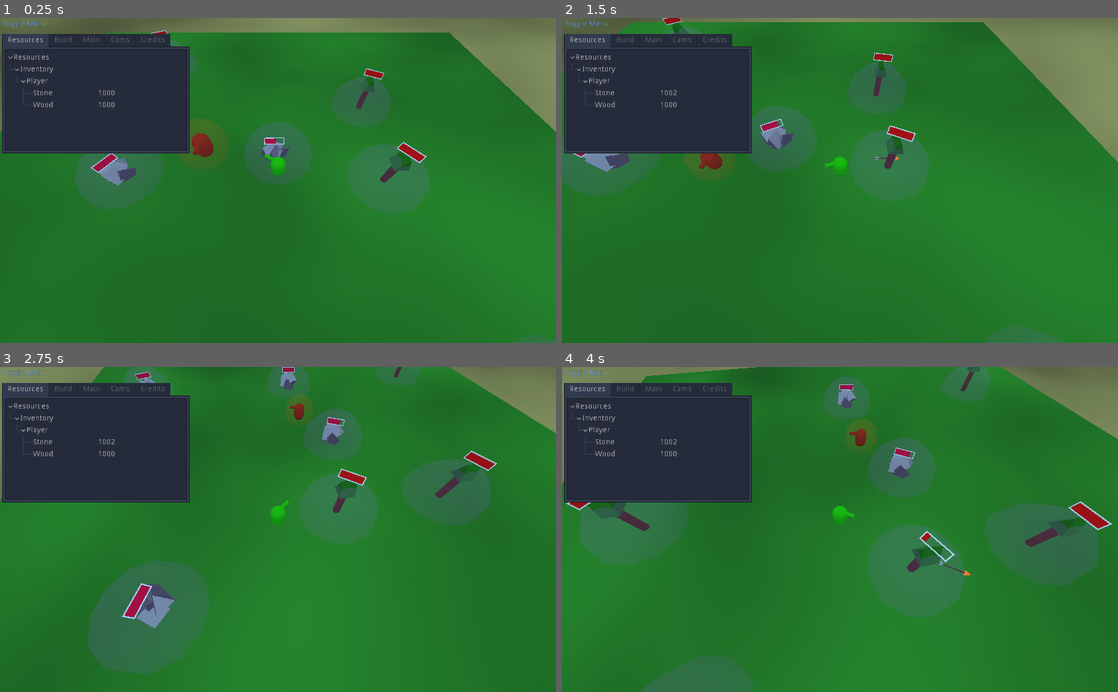
Above: before the commit, frames 1-4 (two rows, left to right).
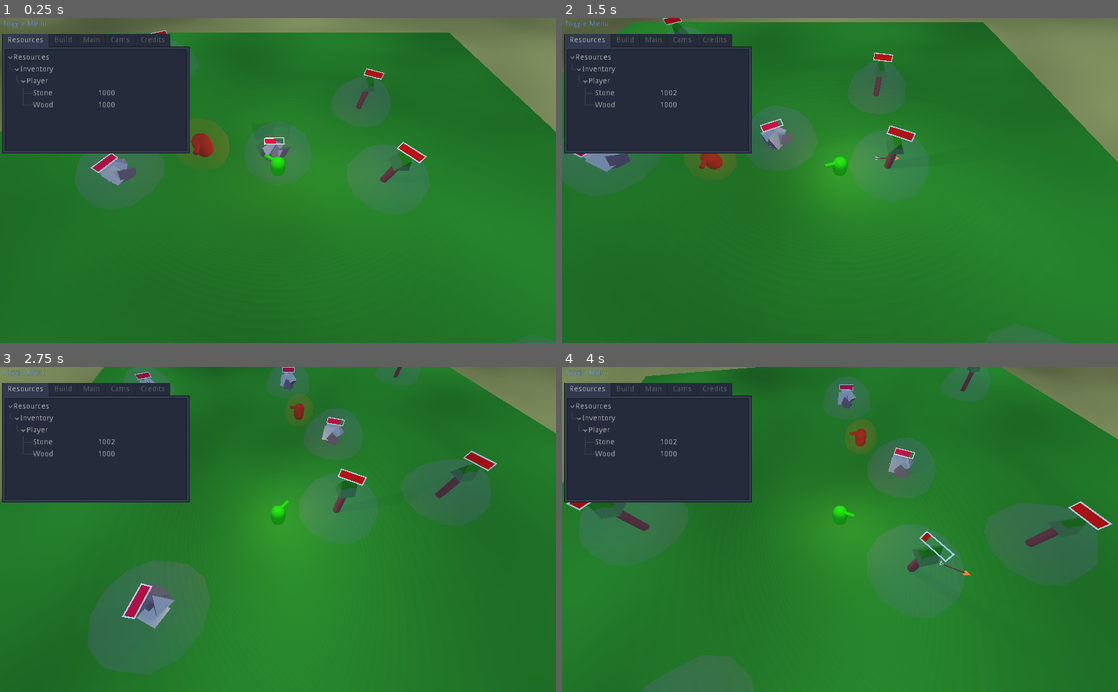
Above: after the commit, the same moments.

Repository: c-dante/godot-jam
Game: Godot game, scene res://FirstScene.tscn
The game is run twice, just before and just after one commit, with the same random seed, the same clock (stepped at 60 frames per second) and the same inputs.
Inputs (mouse positions are in pixels of both pictures, inside the frame that each line leads up to):
- Up to frame 1 (0.25 s): no input
- Up to frame 2 (1.5 s): move the mouse to (962, 164) at 0.52 s; press the mouse at (962, 164) at 0.53 s; hold D (move_right) 0.53-1.28 s; move the mouse to (728, 196) at 1.27 s; release the mouse at (728, 196) at 1.28 s; hold S (move_down) from 1.28 s (still down); tap Shift (sprint) at 1.35 s
- Up to frame 3 (2.75 s): move the mouse to (333, 458) at 2.02 s; release S (move_down) at 2.03 s; hold D (move_right) from 2.03 s (still down); hold E (turn_ccw) from 2.03 s (still down)
- Up to frame 4 (4 s): move the mouse to (812, 594) at 2.77 s; release D (move_right) at 2.78 s; release E (turn_ccw) at 2.78 s; hold W (move_up) 2.78-3.53 s; tap Q (turn_cw) at 2.85 s; move the mouse to (1006, 578) at 3.52 s; press the mouse at (1006, 578) at 3.53 s; hold A (move_left) from 3.53 s (still down)

The runs differ from the first frame. In frame 1, 0.6% of the frame differs, in the area x 20-77%, y 15-54%; in frame 2, 1.2%, in the area x 25-61%, y 10-55%; in frame 3, 1.1%; in frame 4, 0.8%.

Commit message:
Enemy spawning, arrow hitting them

Diff:
--- a/FirstScene.gd
+++ b/FirstScene.gd
@@ -52,9 +52,6 @@
 	for i in range(10):
 		print(i)
 
-func _on_Area_body_entered(body: Node):
-	print("ENTER GLOBAL", body)
-
 func resource_grant():
 	Global.gatherResource($Player.get_instance_id(), Res.ResourceType.Stone, 1000)
 	Global.gatherResource($Player.get_instance_id(), Res.ResourceType.Wood, 1000)
--- a/FirstScene.tscn
+++ b/FirstScene.tscn
@@ -9,8 +9,9 @@
 [ext_resource path="res://src/Tree/Tree.tscn" type="PackedScene" id=7]
 [ext_resource path="res://src/garbage.gd" type="Script" id=8]
 [ext_resource path="res://src/Equipment.gd" type="Script" id=9]
-[ext_resource path="res://mat/enemy.tres" type="Material" id=10]
-[ext_resource path="res://src/Movement.gd" type="Script" id=11]
+[ext_resource path="res://src/Enemy.tscn" type="PackedScene" id=10]
+[ext_resource path="res://default_env.tres" type="Environment" id=12]
+[ext_resource path="res://src/EnemySpawn.gd" type="Script" id=14]
 
 [sub_resource type="NavigationMesh" id=1]
 vertices = PoolVector3Array( -90.4, 0.874445, -99.4, -99.4, 0.874445, -99.4, -99.4, 0.874445, -90.1, -81.1, 0.874445, - …(8011 unchanged characters)…
@@ -19,6 +20,12 @@
 geometry/collision_mask = 4293918721
 
 [sub_resource type="PhysicsMaterial" id=2]
+
+[sub_resource type="BoxShape" id=12]
+extents = Vector3( 55, 1, 20 )
+
+[sub_resource type="BoxShape" id=13]
+extents = Vector3( 20, 1, 95 )
 
 [sub_resource type="CapsuleShape" id=3]
 
@@ -30,57 +37,76 @@
 
 [sub_resource type="CylinderMesh" id=6]
 
-[sub_resource type="CapsuleShape" id=8]
-
-[sub_resource type="CapsuleMesh" id=9]
-material = ExtResource( 10 )
-
-[sub_resource type="SphereShape" id=10]
-radius = 3.0
-
-[sub_resource type="SpatialMaterial" id=11]
-flags_transparent = true
-albedo_color = Color( 1, 0.445313, 0, 0.0980392 )
-
 [sub_resource type="BoxShape" id=7]
 extents = Vector3( 500, 10, 500 )
 
 [node name="Main" type="Spatial"]
 script = ExtResource( 4 )
 
+[node name="WorldEnvironment" type="WorldEnvironment" parent="."]
+environment = ExtResource( 12 )
+
 [node name="Navigation" type="Navigation" parent="."]
 
 [node name="NavigationMeshInstance" type="NavigationMeshInstance" parent="Navigation"]
 navmesh = SubResource( 1 )
 
-[node name="Level" type="Spatial" parent="Navigation/NavigationMeshInstance"]
-
-[node name="Floor" parent="Navigation/NavigationMeshInstance/Level" instance=ExtResource( 3 )]
+[node name="Floor" parent="Navigation/NavigationMeshInstance" instance=ExtResource( 3 )]
 collision_layer = 2148007936
 physics_material_override = SubResource( 2 )
 
-[node name="Rock" parent="Navigation/NavigationMeshInstance" instance=ExtResource( 1 )]
+[node name="Spawners" type="Node" parent="Navigation/NavigationMeshInstance"]
+
+[node name="EnemySpawn" type="Area" parent="Navigation/NavigationMeshInstance/Spawners"]
+transform = Transform( 1, 0, 0, 0, 1, 0, 0, 0, 1, 0, 4, 0 )
+input_ray_pickable = false
+gravity_vec = Vector3( 0, 0, 0 )
+monitoring = false
+monitorable = false
+collision_layer = 0
+collision_mask = 0
+script = ExtResource( 14 )
+
+[node name="CollisionShape" type="CollisionShape" parent="Navigation/NavigationMeshInstance/Spawners/EnemySpawn"]
+transform = Transform( 1, 0, 0, 0, 1, 0, 0, 0, 1, 0, 0, 75 )
+shape = SubResource( 12 )
+
+[node name="CollisionShape2" type="CollisionShape" parent="Navigation/NavigationMeshInstance/Spawners/EnemySpawn"]
+transform = Transform( 1, 0, 0, 0, 1, 0, 0, 0, 1, 0, 0, -75 )
+shape = SubResource( 12 )
+
+[node name="CollisionShape3" type="CollisionShape" parent="Navigation/NavigationMeshInstance/Spawners/EnemySpawn"]
+transform = Transform( 1, 0, 0, 0, 1, 0, 0, 0, 1, 75, 0, 0 )
+shape = SubResource( 13 )
+
+[node name="CollisionShape4" type="CollisionShape" parent="Navigation/NavigationMeshInstance/Spawners/EnemySpawn"]
+transform = Transform( 1, 0, 0, 0, 1, 0, 0, 0, 1, -75, 0, 0 )
+shape = SubResource( 13 )
+
+[node name="Resources" type="Node" parent="Navigation/NavigationMeshInstance"]
+
+[node name="Rock" parent="Navigation/NavigationMeshInstance/Resources" instance=ExtResource( 1 )]
 transform = Transform( 1, 0, 0, 0, 1, 0, 0, 0, 1, 0, 0, 4.618 )
 
-[node name="Rock2" parent="Navigation/NavigationMeshInstance" instance=ExtResource( 1 )]
+[node name="Rock2" parent="Navigation/NavigationMeshInstance/Resources" instance=ExtResource( 1 )]
 transform = Transform( 1, 0, 0, 0, 1, 0, 0, 0, 1, -25.6511, 0, -23.6624 )
 
-[node name="Rock3" parent="Navigation/NavigationMeshInstance" instance=ExtResource( 1 )]
+[node name="Rock3" parent="Navigation/NavigationMeshInstance/Resources" instance=ExtResource( 1 )]
 transform = Transform( 1, 0, 0, 0, 1, 0, 0, 0, 1, 23.2041, 0, 0.699703 )
 
-[node name="Rock4" parent="Navigation/NavigationMeshInstance" instance=ExtResource( 1 )]
+[node name="Rock4" parent="Navigation/NavigationMeshInstance/Resources" instance=ExtResource( 1 )]
 transform = Transform( 1, 0, 0, 0, 1, 0, 0, 0, 1, 25.7968, 0, -33.2026 )
 
-[node name="Tree" parent="Navigation/NavigationMeshInstance" instance=ExtResource( 7 )]
+[node name="Tree" parent="Navigation/NavigationMeshInstance/Resources" instance=ExtResource( 7 )]
 transform = Transform( 1, 0, 0, 0, 1, 0, 0, 0, 1, -16.0065, 0, 0 )
 
-[node name="Tree2" parent="Navigation/NavigationMeshInstance" instance=ExtResource( 7 )]
+[node name="Tree2" parent="Navigation/NavigationMeshInstance/Resources" instance=ExtResource( 7 )]
 transform = Transform( 1, 0, 0, 0, 1, 0, 0, 0, 1, -16.0065, 0, 16.6625 )
 
-[node name="Tree3" parent="Navigation/NavigationMeshInstance" instance=ExtResource( 7 )]
+[node name="Tree3" parent="Navigation/NavigationMeshInstance/Resources" instance=ExtResource( 7 )]
 transform = Transform( 1, 0, 0, 0, 1, 0, 0, 0, 1, 24.5991, 0, 31.1018 )
 
-[node name="Tree4" parent="Navigation/NavigationMeshInstance" instance=ExtResource( 7 )]
+[node name="Tree4" parent="Navigation/NavigationMeshInstance/Resources" instance=ExtResource( 7 )]
 transform = Transform( 1, 0, 0, 0, 1, 0, 0, 0, 1, -3.07236, 0, -33.9151 )
 
 [node name="ui" parent="." instance=ExtResource( 6 )]
@@ -109,6 +135,14 @@
 meshPath = NodePath("../mesh")
 ownerPath = NodePath("..")
 
+[node name="OmniLight" type="OmniLight" parent="Player"]
+transform = Transform( 1, 0, 0, 0, 1, 0, 0, 0, 1, 0, 2.86203, 0 )
+light_color = Color( 1, 0.960784, 0.529412, 1 )
+light_energy = 0.5
+shadow_enabled = true
+omni_range = 30.0
+omni_attenuation = 0.840895
+
 [node name="CollisionShape" type="CollisionShape" parent="Player"]
 transform = Transform( 1, 0, 0, 0, -4.37114e-08, 1, 0, -1, -4.37114e-08, 0, 0, 0 )
 shape = SubResource( 3 )
@@ -117,11 +151,14 @@
 
 [node name="body" type="CSGMesh" parent="Player/mesh"]
 transform = Transform( 1, 0, 0, 0, -4.37114e-08, 1, 0, -1, -4.37114e-08, 0, 0, 0 )
+cast_shadow = 0
 mesh = SubResource( 4 )
 material = SubResource( 5 )
 
 [node name="front-indicator" type="CSGMesh" parent="Player/mesh"]
 transform = Transform( 0.25, 0, 0, 0, -1.62921e-07, -0.25, 0, 1, -4.07302e-08, 0, 1, -1 )
+layers = 2147483649
+cast_shadow = 0
 mesh = SubResource( 6 )
 material = SubResource( 5 )
 __meta__ = {
@@ -137,42 +174,7 @@
 current = true
 fov = 85.0
 
-[node name="Enemy" type="KinematicBody" parent="."]
-transform = Transform( 1, 0, 0, 0, 1, 0, 0, 0, 1, 8.55226, 9.25201, 3.8147e-06 )
-collision_layer = 3
-
-[node name="Movement" type="Node" parent="Enemy"]
-script = ExtResource( 11 )
-
-[node name="CollisionShape" type="CollisionShape" parent="Enemy"]
-transform = Transform( 1, 0, 0, 0, -4.37114e-08, -1, 0, 1, -4.37114e-08, 0, 0, 0 )
-shape = SubResource( 8 )
-
-[node name="mesh" type="Spatial" parent="Enemy"]
-
-[node name="body" type="MeshInstance" parent="Enemy/mesh"]
-transform = Transform( 1, 0, 0, 0, -4.37114e-08, -1, 0, 1, -4.37114e-08, 0, 0, 0 )
-mesh = SubResource( 9 )
-material/0 = null
-
-[node name="front-indicator2" type="CSGMesh" parent="Enemy/mesh"]
-transform = Transform( 0.25, 0, 0, 0, -1.62921e-07, -0.25, 0, 1, -4.07302e-08, 0, 1, -1 )
-mesh = SubResource( 6 )
-material = ExtResource( 10 )
-__meta__ = {
-"_editor_description_": ""
-}
-
-[node name="attack" type="Area" parent="Enemy"]
-collision_layer = 0
-collision_mask = 2147483650
-
-[node name="CollisionShape" type="CollisionShape" parent="Enemy/attack"]
-shape = SubResource( 10 )
-
-[node name="CSGSphere" type="CSGSphere" parent="Enemy/attack"]
-radius = 3.0
-material = SubResource( 11 )
+[node name="Enemy" parent="." instance=ExtResource( 10 )]
 
 [node name="Camera" type="Camera" parent="."]
 transform = Transform( 0.117518, 0.586668, -0.801255, -0.00601571, 0.807252, 0.590176, 0.993052, -0.0645365, 0.0983963, -54.3013, 23.3841, -2.59226 )
@@ -185,4 +187,7 @@
 
 [node name="CollisionShape" type="CollisionShape" parent="garbage"]
 shape = SubResource( 7 )
+
+[node name="DebugPt" type="Position3D" parent="."]
+transform = Transform( 1, 0, 0, 0, 1, 0, 0, 0, 1, 96, 5, 35 )
 [connection signal="body_entered" from="garbage" to="garbage" method="_on_garbage_body_entered"]
--- a/default_env.tres
+++ b/default_env.tres
@@ -5,3 +5,6 @@
 [resource]
 background_mode = 2
 background_sky = SubResource( 1 )
+dof_blur_far_distance = 30.0
+dof_blur_far_transition = 8.5
+dof_blur_far_amount = 0.06
--- /dev/null
+++ b/src/Enemy.tscn
@@ -0,0 +1,59 @@
+[gd_scene load_steps=9 format=2]
+
+[ext_resource path="res://mat/enemy.tres" type="Material" id=1]
+[ext_resource path="res://src/Movement.gd" type="Script" id=2]
+[ext_resource path="res://src/Killable.gd" type="Script" id=3]
+
+[sub_resource type="CapsuleShape" id=1]
+
+[sub_resource type="CapsuleMesh" id=2]
+material = ExtResource( 1 )
+
+[sub_resource type="CylinderMesh" id=3]
+
+[sub_resource type="SphereShape" id=4]
+radius = 3.0
+
+[sub_resource type="SpatialMaterial" id=5]
+flags_transparent = true
+albedo_color = Color( 1, 0.445313, 0, 0.0980392 )
+
+[node name="Enemy" type="KinematicBody"]
+transform = Transform( 1, 0, 0, 0, 1, 0, 0, 0, 1, 8.55226, 9.25201, 3.8147e-06 )
+collision_layer = 3
+
+[node name="Killable" type="Node" parent="."]
+script = ExtResource( 3 )
+
+[node name="Movement" type="Node" parent="."]
+script = ExtResource( 2 )
+
+[node name="CollisionShape" type="CollisionShape" parent="."]
+transform = Transform( 1, 0, 0, 0, -4.37114e-08, -1, 0, 1, -4.37114e-08, 0, 0, 0 )
+shape = SubResource( 1 )
+
+[node name="mesh" type="Spatial" parent="."]
+
+[node name="body" type="MeshInstance" parent="mesh"]
+transform = Transform( 1, 0, 0, 0, -4.37114e-08, -1, 0, 1, -4.37114e-08, 0, 0, 0 )
+mesh = SubResource( 2 )
+material/0 = null
+
+[node name="front-indicator2" type="CSGMesh" parent="mesh"]
+transform = Transform( 0.25, 0, 0, 0, -1.62921e-07, -0.25, 0, 1, -4.07302e-08, 0, 1, -1 )
+mesh = SubResource( 3 )
+material = ExtResource( 1 )
+__meta__ = {
+"_editor_description_": ""
+}
+
+[node name="attack" type="Area" parent="."]
+collision_layer = 0
+collision_mask = 2147483650
+
+[node name="CollisionShape" type="CollisionShape" parent="attack"]
+shape = SubResource( 4 )
+
+[node name="CSGSphere" type="CSGSphere" parent="attack"]
+radius = 3.0
+material = SubResource( 5 )
--- /dev/null
+++ b/src/EnemySpawn.gd
@@ -0,0 +1,53 @@
+extends Area
+
+const Enemey = preload("res://src/Enemy.tscn")
+
+# { owner: Object, shape: Shape }[]
+var areas = []
+
+# Spawn interval
+var nextSpawn = 0
+
+func _ready():
+	for id in get_shape_owners():
+		var owner = shape_owner_get_owner(id)
+		for idx in shape_owner_get_shape_count(id):
+			areas.append({
+				"owner": owner,
+				"shape": shape_owner_get_shape(id, idx)
+			})
+
+	if areas.size() <= 0:
+		push_error("No shapes registered to spawner.")
+
+func _physics_process(delta):
+	if nextSpawn > 0:
+		nextSpawn -= delta
+
+	if nextSpawn <= 0:
+		nextSpawn = 5
+		var enemy = Enemey.instance()
+		enemy.global_translate(randomPointInShapes())
+		enemy.add_to_group(Global.GROUP.ENEMY)
+		Global.SPAWN.add_child(enemy)
+
+
+func randomPointInShapes():
+	var spawn = areas[randi() % areas.size()]
+	if spawn == null || !spawn["owner"] is Spatial:
+		print("Unhandled spawn area case: ", spawn)
+		return;
+
+	var owner = spawn["owner"] as Spatial
+	var shape = spawn["shape"]
+	if shape is BoxShape:
+		# Get a random point in the extents + transform using the owner
+		var pt = Vector3(
+			Global.Rng.randf_range(-shape.extents.x, shape.extents.x),
+			Global.Rng.randf_range(-shape.extents.y, shape.extents.y),
+			Global.Rng.randf_range(-shape.extents.y, shape.extents.z)
+		)
+		return owner.to_global(pt)
+
+	print("Unhandled shape: ", shape)
+	return Vector3(0, 0, 0)
--- a/src/Equipment.gd
+++ b/src/Equipment.gd
@@ -14,7 +14,6 @@
 
 # Called when the node enters the scene tree for the first time.
 func _ready():
-	print(mesh, parent)
 	owner_id = parent.get_instance_id()
 	if Events.connect("on_purchase_attempt", self, "on_purchase_attempt") != OK:
 		push_error("Could not attach to purchase event bus")
--- a/src/Global.gd
+++ b/src/Global.gd
@@ -3,14 +3,23 @@
 onready var SPAWN = $"/root/Main/spawn"
 
 const GROUP = {
+	# Group of things that can be "killed", node must be named the group name
+	"KILLABLE": "Killable",
+	# The player and player owned things
 	"PLAYER": "player",
+	# All the arrows / projectiles
 	"ARROW": "arrow",
+	# All resources on the map
 	"RESOURCE": "resource",
+	# All neutral mob enemies
+	"ENEMY": "Enemy",
 }
 
-static func test():
-	print("Hi")
-	return 10
+var Rng = RandomNumberGenerator.new()
+
+func _ready():
+	Rng.seed = 8675309
+	seed(Rng.seed)
 
 func gatherResource(owner_instance_id: int, resource: int, amount: float):
 	var inv = Resources.Inventory
--- /dev/null
+++ b/src/Killable.gd
@@ -0,0 +1,20 @@
+extends Node
+class_name Killable
+
+
+export (float) var life = 100
+onready var entity = get_parent()
+
+# Called when the node enters the scene tree for the first time.
+func _ready():
+	entity.add_to_group(Global.GROUP.KILLABLE)
+	pass # Replace with function body.
+
+func dealDamage(_source, damage):
+	life -= damage
+	if life <= 0:
+		kill()
+
+func kill():
+	print("Killed ", self)
+	queue_free()
--- a/src/Movement.gd
+++ b/src/Movement.gd
@@ -2,22 +2,31 @@
 class_name Movement
 
 export (NodePath) var nodePath = ""
+
+# Agument this to speed up
 export (float) var movementSpeed = 15
+
+# How fast the movemnet speed is applied
 export (float) var acceleration = 3
+
+# Skidding out
 export (float) var deacceleration = 5
+
+# Max jump height
 export (float) var maxJump = 19
-export (float) var rotationSpeed = 3
-export (float) var maxZoom = 0.5
-export (float) var minZoom = 1.5
-export (float) var zoomSpeed = 2
+
+# Become floaty
 export (float) var gravity = -10
 
+# Set this to move in a direction
+var direction = Vector3()
+
+# Internals
 var node: KinematicBody
 var accelerate = acceleration
 var movement = Vector3()
 var speed = Vector3()
 var currentVerticalSpeed = Vector3()
-var direction = Vector3()
 var lastDirection = Vector3()
 var jumpAcceleration = 3
 var isAirborne = false
--- a/src/weapons/Arrow.gd
+++ b/src/weapons/Arrow.gd
@@ -21,10 +21,14 @@
 
 func _on_arrow_body_entered(body):
 	if body.get_instance_id() != owner_id:
-		print("Arrow struck", body, body.get_path())
+		# Apply knockback
 		var as_kine = body as KinematicBody
 		if as_kine != null:
 			var xform = global_transform.basis.z
 			as_kine.move_and_slide(knockback * xform)
-			print(as_kine)
+
+		if body.is_in_group(Global.GROUP.KILLABLE):
+			print("Deal damage...")
+
+		# Remove self
 		queue_free()
Not shown: 1 places in FirstScene.tscn that only renumber resources
Not shown, changed: README.md
Not shown, changed: dev.md
